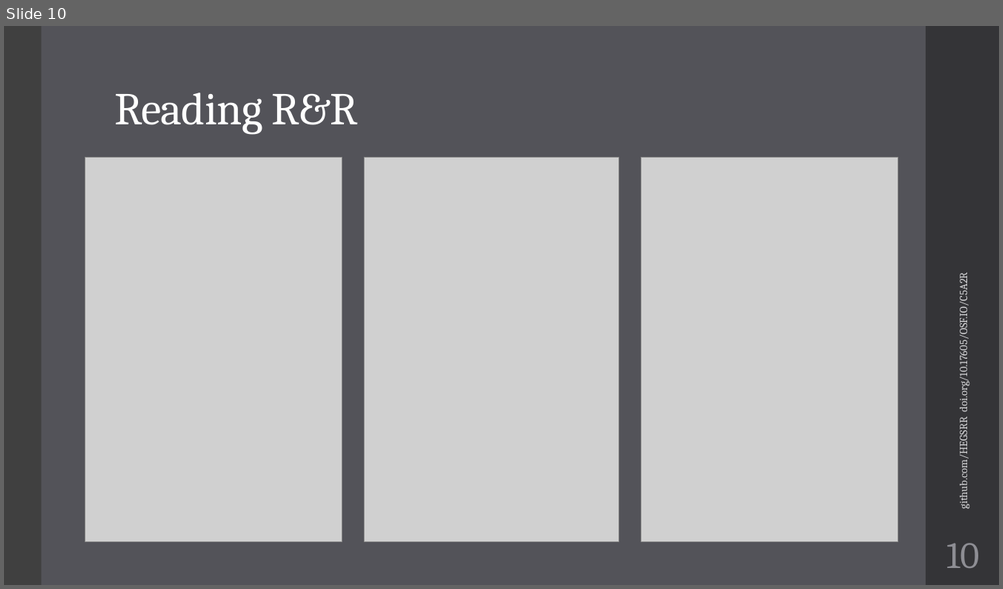
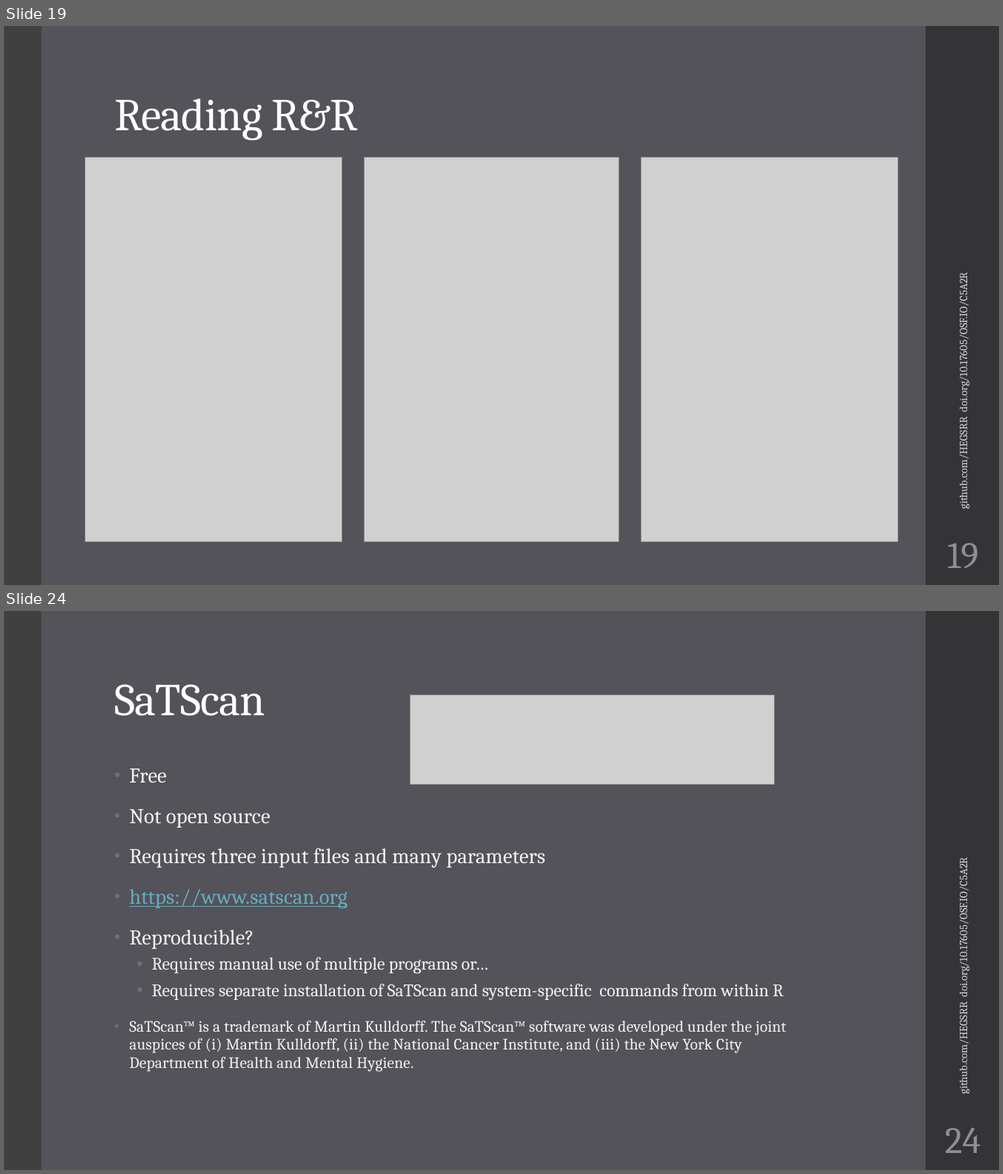
Before and after one commit to HEGSRR/UCGIS-Workshop, a slide deck: 01_Introduction.pptx. Shown one above the other, each under a label of ours: slide 10 before the commit, slides 19 and 24 after it; the slides between them are not shown. The pictures are 1003x589 and 1003x1174 pixels, drawn with LibreOffice and Linux fonts; fonts in the diff are those of the drawing; grey boxes stand for pictures. Boxes give left, top, right and bottom in pixels: in the first picture for what was removed or moved away, otherwise in the second. Text is boxed around its words. In the diff, an @@ line names an element or a change of style, - is before the commit and + after.

```diff
--- a/01_Introduction.pptx
+++ b/01_Introduction.pptx
@@ slide 24 added at (4, 611, 999, 1170), background #535359; not listed: 2 template elements that a slide beside it also shows @@
@@ title added at (114, 684, 265, 716), 44 pt, text #FFFFFF @@
+SaTScan
@@ picture added at (410, 695, 775, 784) @@
@@ text added at (129, 769, 785, 1072), 15.3 pt, text #F2F2F2 @@
+• Free
+• Not open source
+• Requires three input files and many parameters
+• https://www.satscan.org
+• Reproducible?
+  • Requires manual use of multiple programs or…
+  • Requires separate installation of SaTScan and system-specific commands from within R
+• SaTScan™ is a trademark of Martin Kulldorff. The SaTScan™ software was developed under the joint auspices of (i) Martin Kulldorff, (ii) the National Cancer Institute, and (iii) the New York City Department of Health and Mental Hygiene.
@@ text added at (956, 871, 970, 1092), 10.5 pt, text #D9D9DB @@
+github.com/HEGSRR doi.org/10.17605/OSF.IO/C5A2R
@@ page number added at (945, 1128, 981, 1153), 36 pt, text #8E8E94 @@
+24
@@ what was slide 10 is now slide 19 @@
@@ slide 19 changed as well @@
@@ title "Reading R&R" at (114, 99, 358, 141): line spacing 0.9 to 1.1 @@
@@ page number at (947, 543, 978, 568): text changed @@
-10
+19
```
Also in this commit, not shown: 10 other slides changed, 14 other slides added.
